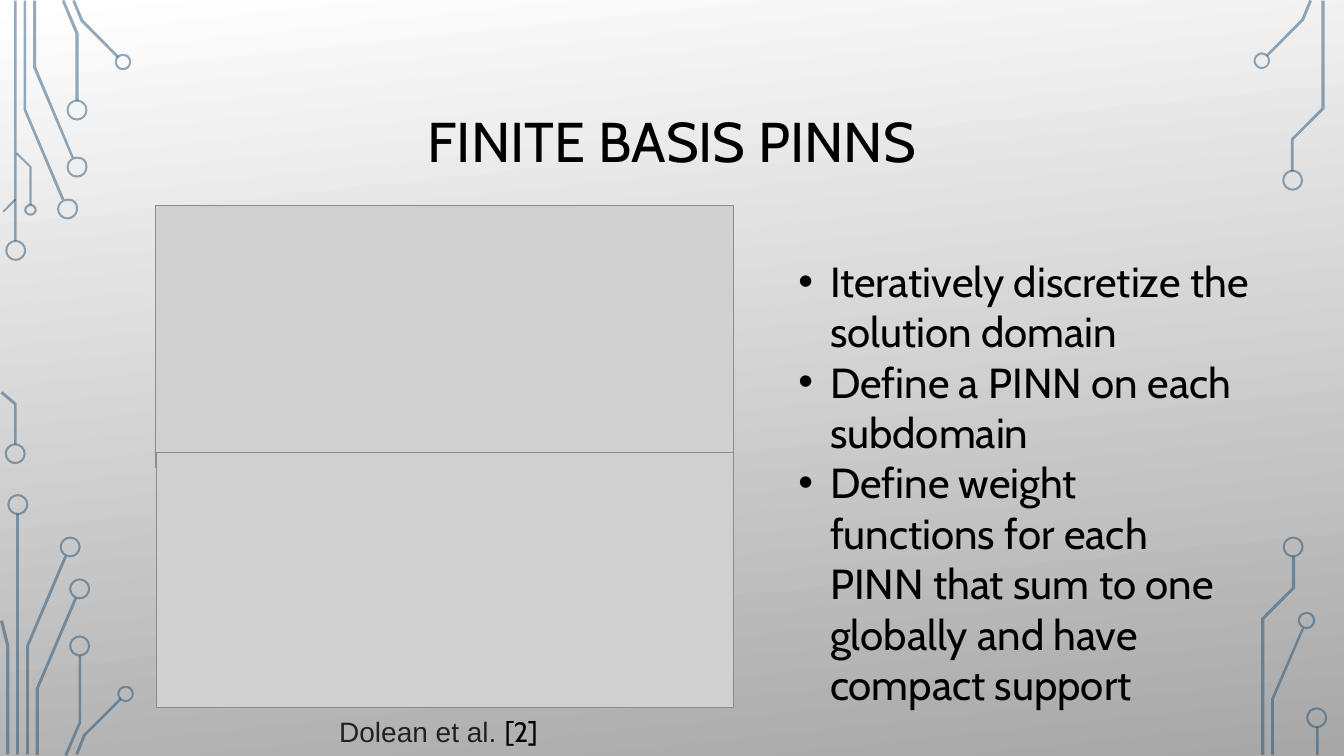
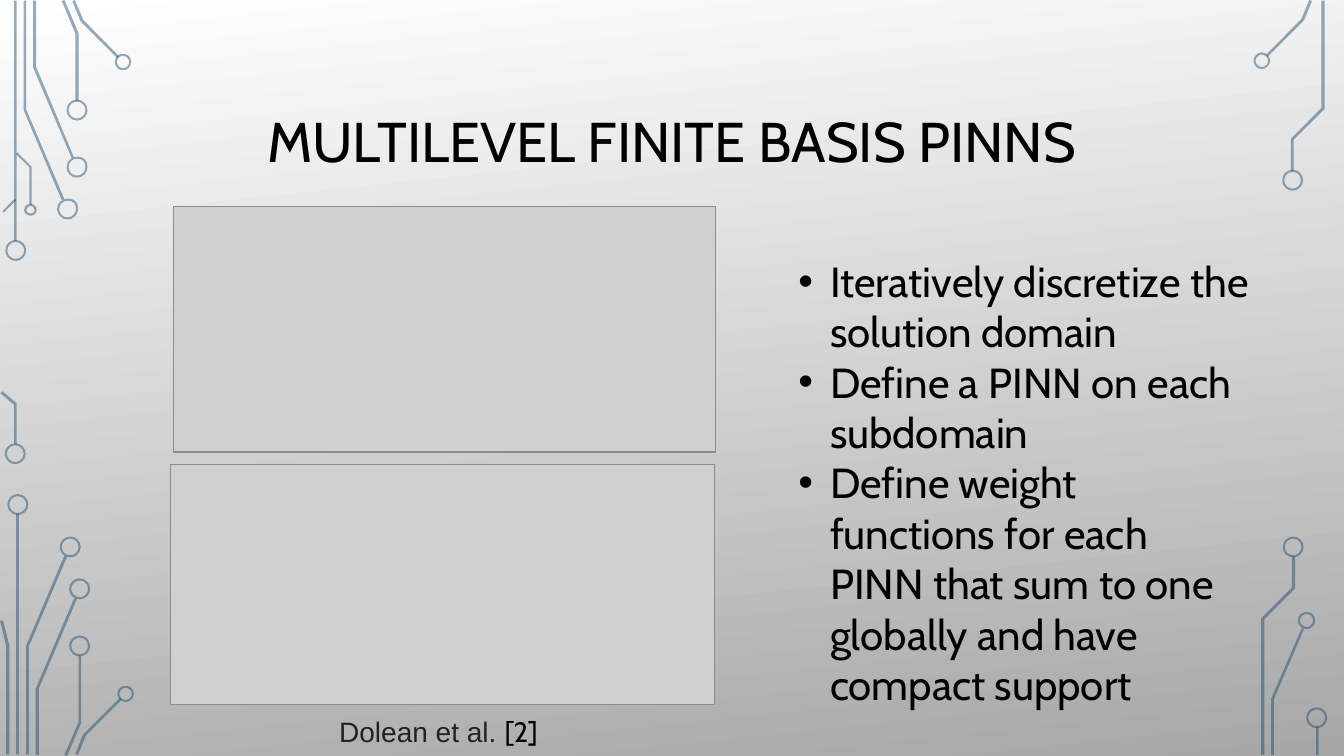
Before and after one commit to damienbeecroft/pnnl_research, a slide deck: slide 7 of MFFBPINNs.pptx (slide 6 before the commit). Drawn at 1344x756 pixels with LibreOffice and Linux fonts; fonts in the diff are those of the drawing; grey boxes stand for pictures; background and template pictures are left out. Boxes give left, top, right and bottom in pixels: in the first picture for what was removed or moved away, otherwise in the second. Text is boxed around its words. In the diff, an @@ line names an element or a change of style, - is before the commit and + after.

```diff
--- a/MFFBPINNs.pptx
+++ b/MFFBPINNs.pptx
@@ title at (x1=267, y1=122, x2=1076, y2=163): text changed @@
-FINITE BASIS PINNS
+MULTILEVEL FINITE BASIS PINNS
@@ picture resized from (x1=155, y1=206, x2=734, y2=468) to (x1=173, y1=207, x2=715, y2=453) @@
@@ picture resized from (x1=156, y1=453, x2=734, y2=708) to (x1=170, y1=464, x2=715, y2=705) @@
```
Also in this commit, not shown: 7 other slides changed, 2 slides added, 2 other files.
